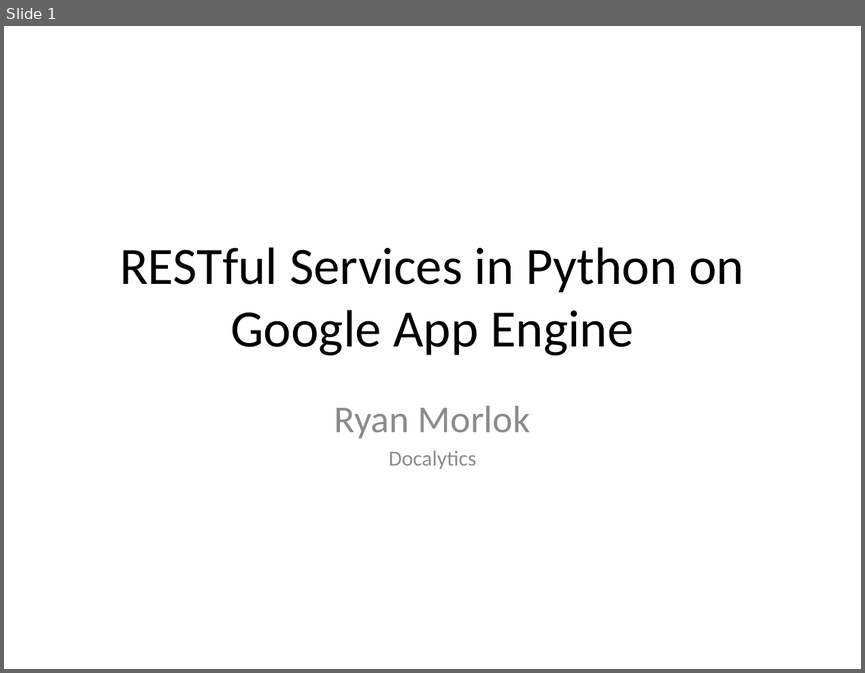
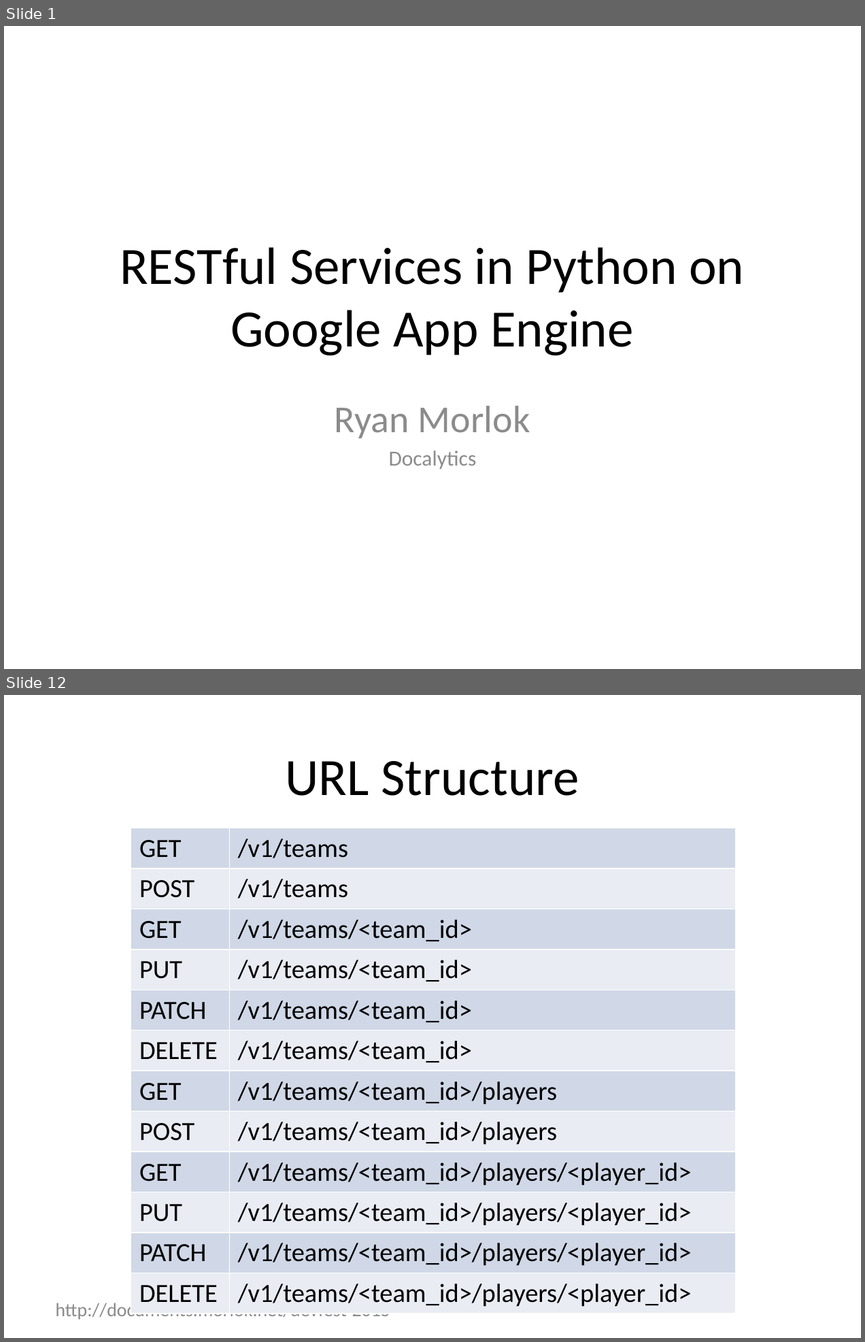
Before and after one commit to rmorlok/RESTfulServicesInPythonPresentation, a slide deck: RESTfulAppEngine.pptx. Shown one above the other, each under a label of ours: slide 1 before the commit, slides 1 and 12 after it; the slides between them are not shown. The pictures are 865x673 and 865x1342 pixels, drawn with LibreOffice and Linux fonts; fonts in the diff are those of the drawing. Boxes give left, top, right and bottom in pixels: in the first picture for what was removed or moved away, otherwise in the second. Text is boxed around its words. In the diff, an @@ line names an element or a change of style, - is before the commit and + after.

```diff
--- a/RESTfulAppEngine.pptx
+++ b/RESTfulAppEngine.pptx
@@ slide 12 added at <box>4,695,861,1338</box>, background #FFFFFF @@
@@ title added at <box>286,761,579,796</box>, 44 pt, text #000000 @@
+URL Structure
@@ table added at <box>130,828,736,1309</box>, 12 rows, 2 columns @@
+GET | /v1/teams
+POST | /v1/teams
+GET | /v1/teams/<team_id>
+PUT | /v1/teams/<team_id>
+PATCH | /v1/teams/<team_id>
+DELETE | /v1/teams/<team_id>
+GET | /v1/teams/<team_id>/players
+POST | /v1/teams/<team_id>/players
+GET | /v1/teams/<team_id>/players/<player_id>
+PUT | /v1/teams/<team_id>/players/<player_id>
+PATCH | /v1/teams/<team_id>/players/<player_id>
+DELETE | /v1/teams/<team_id>/players/<player_id>
@@ text added at <box>56,1300,391,1319</box>, 16 pt, text #8C8C8C @@
+http://documents.morlok.net/devfest-2015
```
Also in this commit, not shown: 10 slides changed, 24 other slides added, 7 other files.
